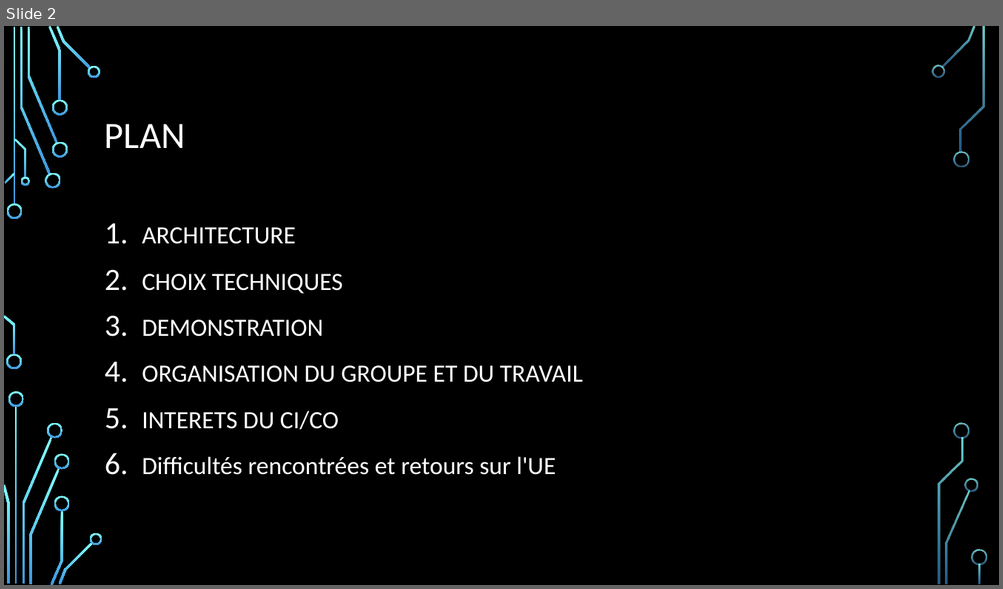
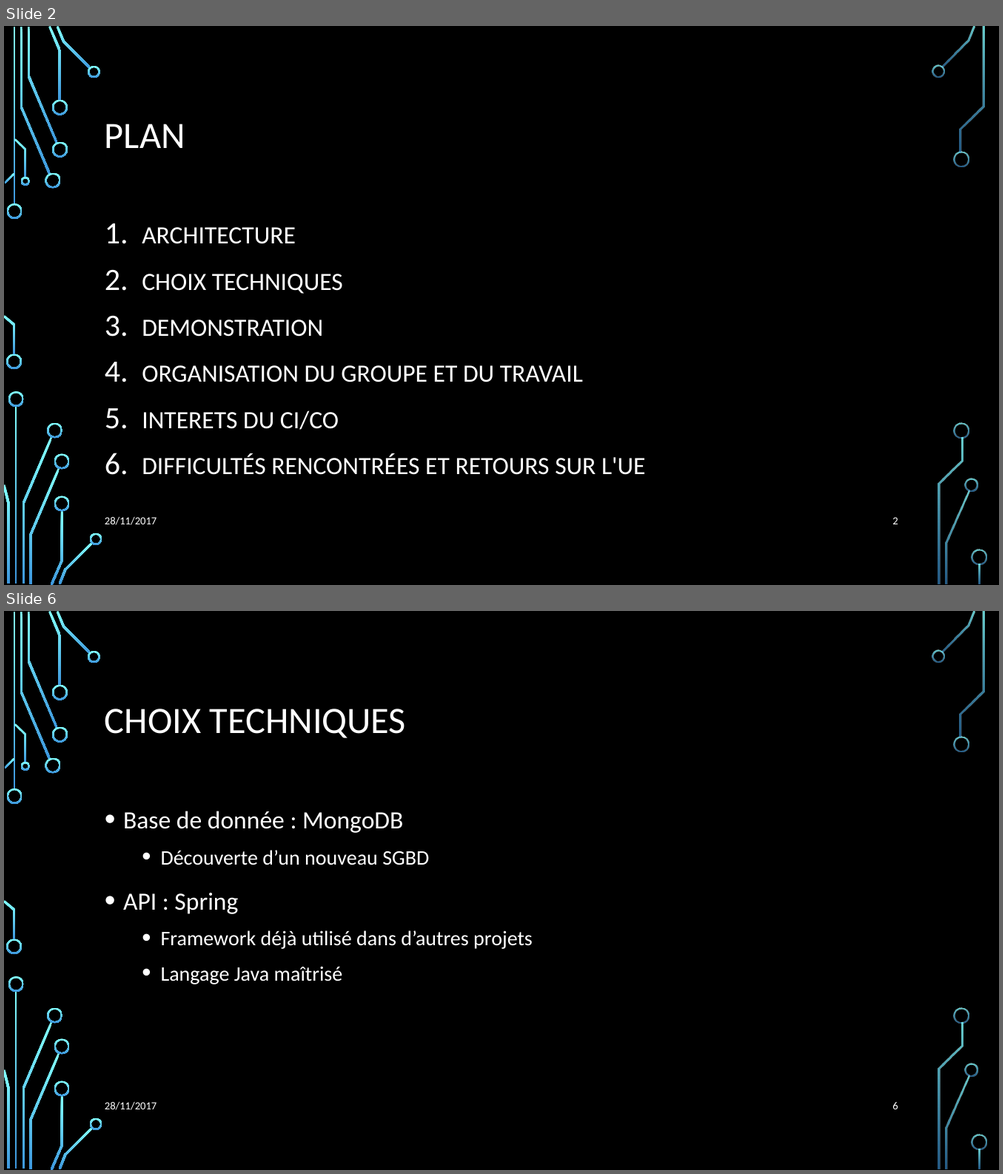
Before and after one commit to Julienbtn/cloud-project-equipe-7, a slide deck: Presentation Cloud.pptx. Shown one above the other, each under a label of ours: slide 2 before the commit, slides 2 and 6 after it; the slides between them are not shown. The pictures are 1003x589 and 1003x1174 pixels, drawn with LibreOffice and Linux fonts; fonts in the diff are those of the drawing; background and template pictures are left out. Boxes give left, top, right and bottom in pixels: in the first picture for what was removed or moved away, otherwise in the second. Text is boxed around its words. In the diff, an @@ line names an element or a change of style, - is before the commit and + after.

```diff
--- a/Presentation Cloud.pptx
+++ b/Presentation Cloud.pptx
@@ slide 6 added at bbox=[4, 611, 999, 1170], background picture (left out); not listed: 36 template elements that a slide beside it also shows @@
@@ title added at bbox=[105, 709, 406, 738], 36 pt, text #FFFFFF @@
+CHOIX TECHNIQUES
@@ text added at bbox=[123, 811, 532, 985], 20 pt, text #FFFFFF @@
+• Base de donnée : MongoDB
+  • Découverte d’un nouveau SGBD
+• API : Spring
+  • Framework déjà utilisé dans d’autres projets
+  • Langage Java maîtrisé
@@ text added at bbox=[105, 1102, 156, 1111], 10.5 pt, text #FFFFFF @@
+28/11/2017
@@ page number added at bbox=[892, 1102, 897, 1110], 10.5 pt, text #FFFFFF @@
+6
@@ slide 2 changed as well @@
@@ text at bbox=[142, 454, 645, 475]: text changed @@
-6. Difficultés rencontrées et retours sur l'UE
+6. DIFFICULTÉS RENCONTRÉES ET RETOURS SUR L'UE
@@ text added at bbox=[105, 517, 156, 526], 10.5 pt, text #FFFFFF @@
+28/11/2017
@@ page number added at bbox=[892, 517, 897, 525], 10.5 pt, text #FFFFFF @@
+2
```
Also in this commit, not shown: 3 other slides changed, 8 other slides added, 4 slides removed, 2 other files.
